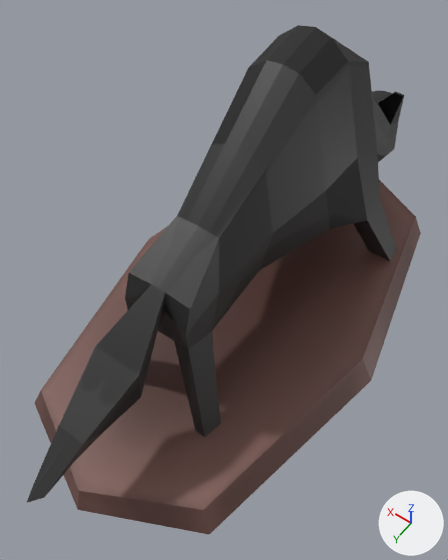
Two versions of the FBX model Trucs_Graph/BoardGameCharacters/scenes/Asset_Enemy_Wolf.fbx, one commit apart.
One viewpoint serves both versions: a camera (50 mm lens) standing at (-0.213, 0.343, 0.568) and looking at (-0.006, 0.053, 0.112). Arrows for +X, +Y and +Z are at lower right; the lights stay in place. Where no turn or scale is listed for an object, it has been applied to the vertices.

Names of what the first picture shows: 'wolf_body', 'wolf_stand'.
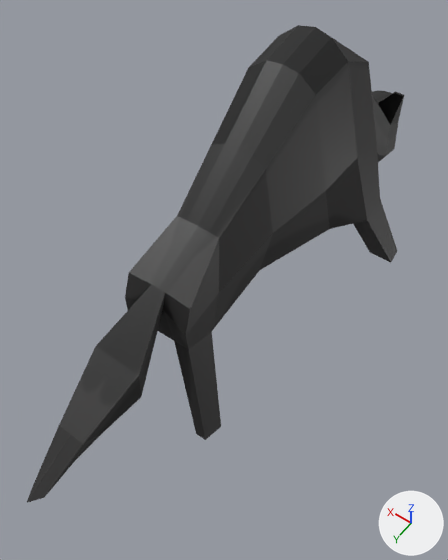
Boxes [x1, y1, x2, y2] around the edits, measured in the pictures (448 x 560 px):
'wolf_stand', deleted (brown)
    before: [34, 180, 421, 534]

Edits to the bpy script that builds the scene:
```text
Remove ob_wolf_stand:
    ob_wolf_stand = bpy.data.objects.new('wolf_stand', me_mesh_001)
    ob_wolf_stand.location = (0.0, 0.0, 0.0)
```
